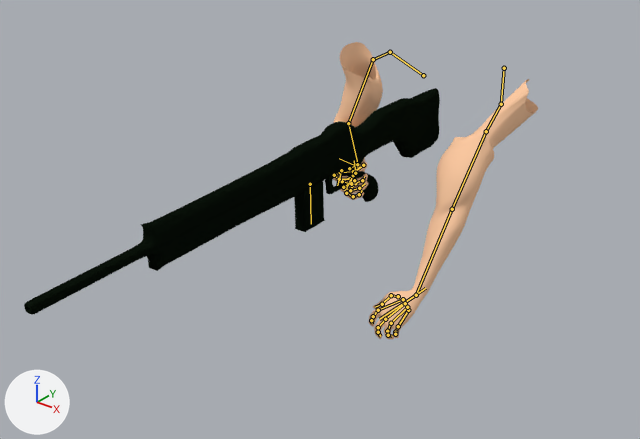
One commit to the Blender file Assets/Models/Weapons/MachineGun/Hands/MachineGunModel elongated arms.blend: the scene before it, then after it.
The view is the same before and after, from a 50 mm lens placed at (11.13, -20.38, 21.43), pointed at (-2.23, -3.68, 11.07). The lights are fixed; the arrows at lower left show +X, +Y and +Z. Both versions are drawn at frame 80 of the action 'Reload'; the numbers are the values there. The bones that bend it are drawn over the model as lines.

Names of what the first picture shows: 'Human Arms', 'MachineGun', 'MachineGun.001'.
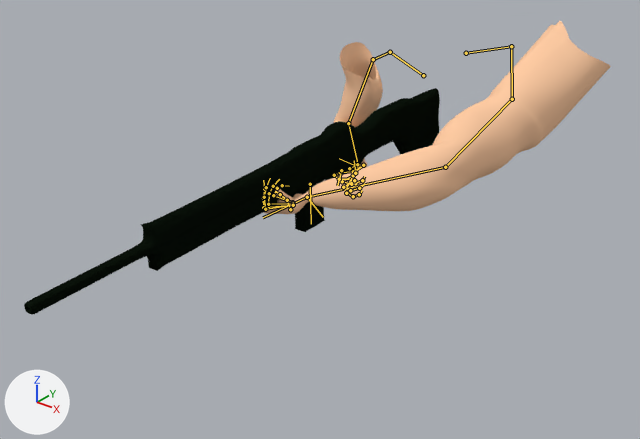
What the commit changed:
Bone 'clavicle.L' (bone_clavicle_l) moves from (-2.3, -0.11, -0.22) to (-3.4, -1.85, -0.19).
Bone 'clavicle.L' (bone_clavicle_l) turns from (0, 0, 0) to (-1, 1, 6) degrees about its own x, y and z.
Bone 'clavicle.L' (bone_clavicle_l) is rescaled from (1.0, 1.0, 1.0) to (1.64, 1.64, 1.64).
Bone 'deltoid.L' (bone_deltoid_l) turns from (6, -2, -3) to (0, 0, 0) degrees about its own x, y and z.
Bone 'deltoid.L' (bone_deltoid_l) is rescaled from (1.0, 1.0, 1.0) to (1.96, 1.96, 1.96).
Bone 'upper_arm.L' (bone_upper_arm_l) turns from (3, -97, 25) to (5, 0, 19) degrees about its own x, y and z.
Bone 'upper_arm.L' (bone_upper_arm_l) is rescaled from (1.0, 1.0, 1.0) to (1.32, 1.51, 1.39).
Bone 'forearm.L' (bone_forearm_l) is rescaled from (1.0, 1.0, 1.0) to (1.4, 1.4, 1.4).
Bone 'forearm.L.001' (bone_forearm_l_001) moves from (-3.38, -3.72, -0.04) to (-6.68, -1.63, 2.3).
Bone 'forearm.L.001' (bone_forearm_l_001) turns from (41, -53, -48) to (-18, 7, -123) degrees about its own x, y and z.
Bone 'palm_pinky.L' (bone_palm_pinky_l) turns from (29, 5, 4) to (50, 0, 7) degrees about its own x, y and z.
Bone 'f_pinky.01.L' (bone_f_pinky_01_l) turns from (384, 0, 0) to (82, 0, 0) degrees about its own x, y and z.
Bone 'f_pinky.02.L' (bone_f_pinky_02_l) turns from (-7, 0, 0) to (-55, 0, 0) degrees about its own x, y and z.
Bone 'palm_index.L' (bone_palm_index_l) turns from (13, 21, 8) to (30, -14, 5) degrees about its own x, y and z.
Bone 'f_index.01.L' (bone_f_index_01_l) turns from (34, -33, 13) to (80, 11, 21) degrees about its own x, y and z.
Bone 'f_index.02.L' (bone_f_index_02_l) turns from (-14, 0, 0) to (-79, 0, 0) degrees about its own x, y and z.
Bone 'palm_ring.L' (bone_palm_ring_l) turns from (26, 19, 6) to (34, -3, 3) degrees about its own x, y and z.
Bone 'f_ring.01.L' (bone_f_ring_01_l) turns from (37, 1, 2) to (90, 0, 0) degrees about its own x, y and z.
Bone 'f_ring.02.L' (bone_f_ring_02_l) turns from (-18, 0, -5) to (-78, 0, -1) degrees about its own x, y and z.
Bone 'f_ring.03.L' (bone_f_ring_03_l) turns from (10, 0, 0) to (0, 0, 0) degrees about its own x, y and z.
Bone 'palm_middle.L' (bone_palm_middle_l) turns from (23, 31, 5) to (24, -2, 0) degrees about its own x, y and z.
Bone 'f_middle.01.L' (bone_f_middle_01_l) turns from (28, -336, 14) to (88, 19, 3) degrees about its own x, y and z.
Bone 'f_middle.02.L' (bone_f_middle_02_l) turns from (-1, 0, 17) to (-78, 0, -1) degrees about its own x, y and z.
Bone 'f_middle.03.L' (bone_f_middle_03_l) turns from (-8, 0, -3) to (0, 0, 0) degrees about its own x, y and z.
Bone 'thumb.01.L' (bone_thumb_01_l) turns from (0, 0, 21) to (-2, 0, 44) degrees about its own x, y and z.
Bone 'thumb.02.L' (bone_thumb_02_l) turns from (35, 0, 0) to (-13, 0, 0) degrees about its own x, y and z.
Bone 'thumb.03.L' (bone_thumb_03_l) turns from (-54, 0, 0) to (0, 0, 0) degrees about its own x, y and z.

Pixel boxes [x1, y1, x2, y2] of what changed, in the pictures (640 x 439 px):
'Human Arms', posed
    before: [333, 42, 538, 339]
    after: [263, 21, 610, 214]
bone 'clavicle.L', root to tip
    before: (504, 68) to (501, 104)
    after: (466, 53) to (511, 46)
bone 'deltoid.L', root to tip
    before: (501, 104) to (486, 131)
    after: (511, 46) to (512, 99)
bone 'upper_arm.L', root to tip
    before: (486, 131) to (452, 209)
    after: (512, 99) to (445, 167)
bone 'forearm.L', root to tip
    before: (452, 209) to (416, 295)
    after: (445, 167) to (307, 197)
bone 'forearm.L.001', root to tip
    before: (416, 295) to (425, 288)
    after: (307, 197) to (323, 217)
bone 'palm_pinky.L', root to tip
    before: (408, 310) to (398, 326)
    after: (292, 202) to (273, 195)
bone 'f_pinky.01.L', root to tip
    before: (398, 326) to (395, 332)
    after: (273, 195) to (277, 188)
bone 'f_pinky.02.L', root to tip
    before: (395, 332) to (395, 334)
    after: (277, 188) to (282, 185)
bone 'palm_index.L', root to tip
    before: (403, 299) to (378, 310)
    after: (293, 205) to (263, 207)
bone 'f_index.01.L', root to tip
    before: (378, 310) to (373, 316)
    after: (263, 207) to (263, 198)
bone 'f_index.02.L', root to tip
    before: (373, 316) to (371, 320)
    after: (263, 198) to (264, 189)
bone 'palm_ring.L', root to tip
    before: (407, 307) to (391, 323)
    after: (293, 203) to (268, 204)
bone 'f_ring.01.L', root to tip
    before: (391, 323) to (387, 331)
    after: (268, 204) to (269, 193)
bone 'f_ring.02.L', root to tip
    before: (387, 331) to (388, 335)
    after: (269, 193) to (273, 186)
bone 'f_ring.03.L', root to tip
    before: (388, 335) to (392, 336)
    after: (273, 186) to (279, 179)
bone 'palm_middle.L', root to tip
    before: (405, 303) to (385, 319)
    after: (293, 205) to (265, 209)
bone 'f_middle.01.L', root to tip
    before: (385, 319) to (378, 327)
    after: (265, 209) to (264, 197)
bone 'f_middle.02.L', root to tip
    before: (378, 327) to (378, 332)
    after: (264, 197) to (266, 187)
bone 'f_middle.03.L', root to tip
    before: (378, 332) to (380, 336)
    after: (266, 187) to (270, 178)
bone 'thumb.01.L', root to tip
    before: (398, 296) to (391, 295)
    after: (290, 209) to (287, 200)
bone 'thumb.02.L', root to tip
    before: (391, 295) to (382, 304)
    after: (287, 200) to (280, 194)
bone 'thumb.03.L', root to tip
    before: (382, 304) to (375, 307)
    after: (280, 194) to (276, 191)
